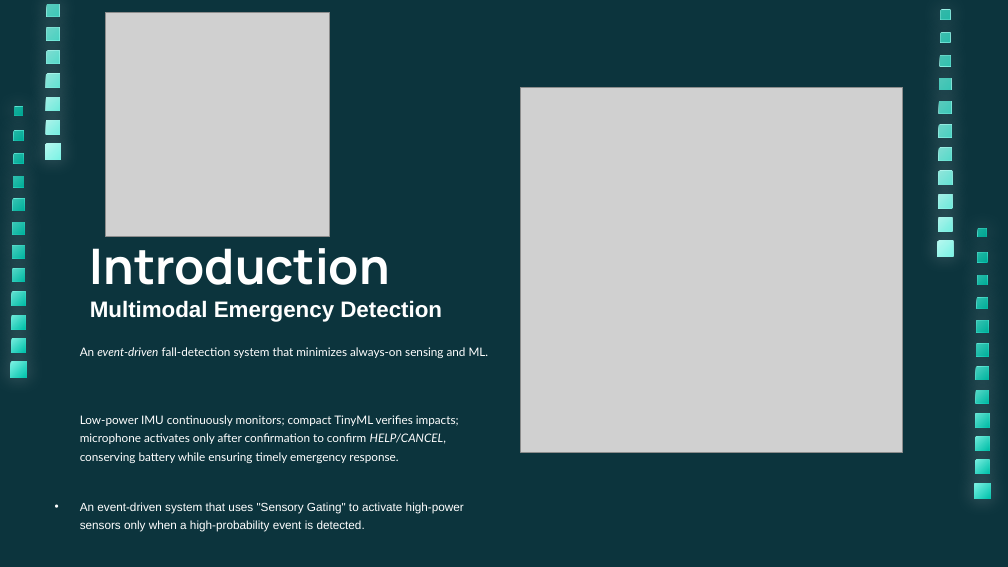
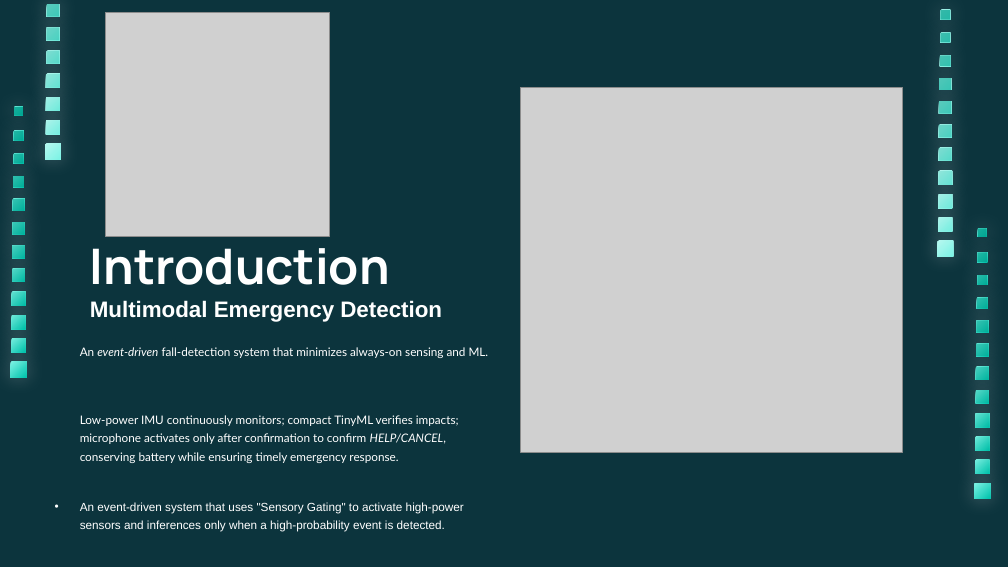
Before and after one commit to J0knee10/Embedded-Systems, a slide deck: slide 2 of TinyML_SC4172/Project/FallAndCall.pptx. Drawn at 1008x567 pixels with LibreOffice and Linux fonts; fonts in the diff are those of the drawing; grey boxes stand for pictures. Boxes give left, top, right and bottom in pixels: in the first picture for what was removed or moved away, otherwise in the second. Text is boxed around its words. In the diff, an @@ line names an element or a change of style, - is before the commit and + after.

```diff
--- a/TinyML_SC4172/Project/FallAndCall.pptx
+++ b/TinyML_SC4172/Project/FallAndCall.pptx
@@ subtitle at (80, 502, 464, 532): text changed @@
-• An event-driven system that uses "Sensory Gating" to activate high-power sensors only when a high-probability event is detected.
+• An event-driven system that uses "Sensory Gating" to activate high-power sensors and inferences only when a high-probability event is detected.
```
Also in this commit, not shown: 2 other slides changed, 1 other file.
